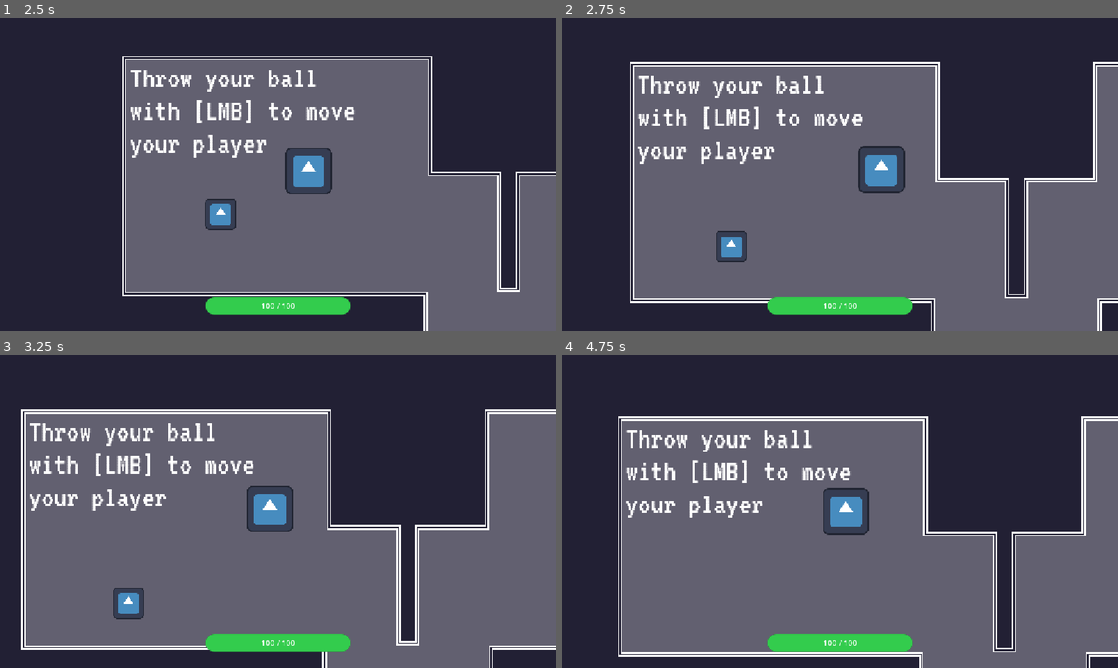
Above: before the commit, frames 1-4 (two rows, left to right).
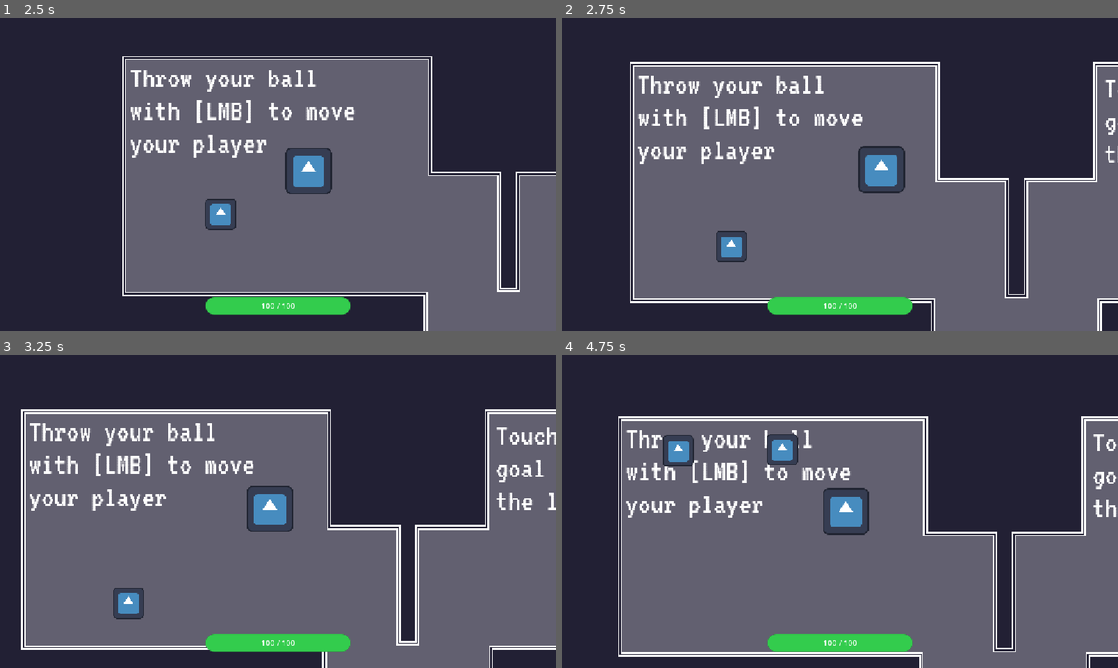
Above: after the commit, the same moments.

Repository: helladecimal/throwmania
Game: Godot game, scene res://scenes/ui.tscn
The game is run twice, just before and just after one commit, with the same random seed, the same clock (stepped at 60 frames per second) and the same inputs. The engine's default icon, where the game draws it, is replaced by a stand-in: a white triangle on a blue panel in a dark square.
Inputs (mouse positions are in pixels of both pictures, inside the frame that each line leads up to):
- Up to frame 1 (2.5 s): click "play" at 0.5 s; tap Enter at 1.25 s; move the mouse to (400, 158) at 1.27 s; press the mouse at (400, 158) at 1.28 s; hold Right 1.28-2.03 s; tap Space at 2 s; move the mouse to (166, 190) at 2.02 s; release the mouse at (166, 190) at 2.03 s; hold Down from 2.03 s (still down); tap Alt at 2.1 s
- Up to frame 2 (2.75 s): keep holding Down
- Up to frame 3 (3.25 s): move the mouse to (333, 442) at 2.77 s; release Down at 2.78 s; hold Right from 2.78 s (still down); tap Shift at 2.85 s
- Up to frame 4 (4.75 s): move the mouse to (812, 574) at 3.52 s; release Right at 3.53 s; hold Up 3.53-4.28 s; click (812, 574) at 3.6 s; move the mouse to (1006, 558) at 4.27 s; hold Left from 4.28 s (still down); tap Alt at 4.35 s

Frame 1 is identical in both runs. In frame 2, 0.1% of the frame differs, in the area x 97-100%, y 19-47%; in frame 3, 0.6%; in frame 4, 1.4%, in the area x 18-100%, y 25-52%.

Commit message:
add end flag

Diff:
--- a/scenes/ball.gd
+++ b/scenes/ball.gd
@@ -12,7 +12,7 @@
 
 # Called every frame. 'delta' is the elapsed time since the previous frame.
 func _process(delta: float) -> void:
-	if bounces > 3 or timer.is_stopped():
+	if bounces > 4 or timer.is_stopped():
 		queue_free()
 	pass
 
--- a/scenes/ball.tscn
+++ b/scenes/ball.tscn
@@ -27,7 +27,7 @@
 texture = ExtResource("1_7s4qf")
 
 [node name="Despawn" type="Timer" parent="." unique_id=1656821915]
-wait_time = 5.0
+wait_time = 6.0
 one_shot = true
 
 [connection signal="body_entered" from="." to="." method="_on_body_entered"]
--- /dev/null
+++ b/scenes/end_flag.tscn
@@ -0,0 +1,16 @@
+[gd_scene format=3 uid="uid://bwbic8grey4xf"]
+
+[ext_resource type="Texture2D" uid="uid://b5rfn2uvms80w" path="res://assets/flag.png" id="1_1p760"]
+
+[sub_resource type="RectangleShape2D" id="RectangleShape2D_g4v7s"]
+size = Vector2(30, 32)
+
+[node name="EndFlag" type="Area2D" unique_id=115678146]
+scale = Vector2(3, 3)
+
+[node name="End" type="Sprite2D" parent="." unique_id=1732310040]
+texture = ExtResource("1_1p760")
+
+[node name="CollisionShape2D" type="CollisionShape2D" parent="." unique_id=1259841840]
+position = Vector2(-1, 0)
+shape = SubResource("RectangleShape2D_g4v7s")
--- a/scenes/main.tscn
+++ b/scenes/main.tscn
@@ -5,6 +5,7 @@
 [ext_resource type="FontFile" uid="uid://cq21812qm3heh" path="res://assets/VT323-Regular.ttf" id="2_tbgi4"]
 [ext_resource type="Texture2D" uid="uid://b586qf1o2ecxo" path="res://assets/textures.png" id="3_jyhfs"]
 [ext_resource type="Script" uid="uid://c3pbqk02tj1u4" path="res://scripts/hud.gd" id="4_jyhfs"]
+[ext_resource type="PackedScene" uid="uid://bwbic8grey4xf" path="res://scenes/end_flag.tscn" id="6_tefeu"]
 
 [sub_resource type="TileSetAtlasSource" id="TileSetAtlasSource_tbgi4"]
 texture = ExtResource("3_jyhfs")
@@ -23,6 +24,7 @@
 7:0/0 = 0
 6:0/0 = 0
 6:0/0/physics_layer_0/polygon_0/points = PackedVector2Array(-8, -8, 8, -8, 8, 8, -8, 8)
+8:0/0 = 0
 
 [sub_resource type="TileSet" id="TileSet_g4v7s"]
 physics_layer_0/collision_layer = 1
@@ -60,6 +62,16 @@
 label_settings = SubResource("LabelSettings_jyhfs")
 autowrap_mode = 2
 
+[node name="RichTextLabel2" type="Label" parent="Main2D/Current Level/Level 1" unique_id=1059505503]
+texture_filter = 1
+offset_left = 686.0
+offset_top = -228.0
+offset_right = 1021.0
+offset_bottom = -27.0
+text = "Touch the goal to end the level!"
+label_settings = SubResource("LabelSettings_jyhfs")
+autowrap_mode = 2
+
 [node name="Player" parent="Main2D" unique_id=405129931 instance=ExtResource("1_o5qli")]
 lock_rotation = true
 script = ExtResource("2_sugp2")
@@ -81,3 +93,7 @@
 grow_horizontal = 2
 grow_vertical = 0
 show_percentage = false
+
+[node name="EndFlag" parent="." unique_id=115678146 instance=ExtResource("6_tefeu")]
+position = Vector2(1085, -192)
+rotation = -3.1415927
Binary file added: assets/flag.png
Not shown, added: assets/flag.png.import
